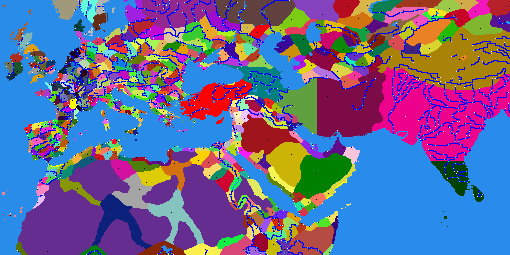
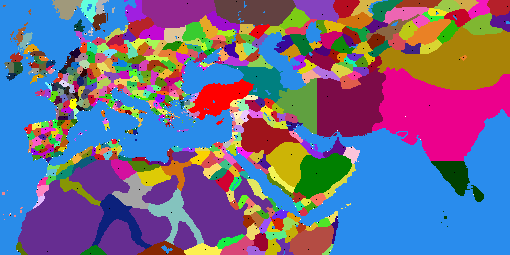
Comparing the layer stacks of the two w=510, h=255 images. Changes:
hid "map_features_transparent", painted on it over [3, 0, 510, 255]
painted on "map_regions" over [180, 82, 240, 125]
